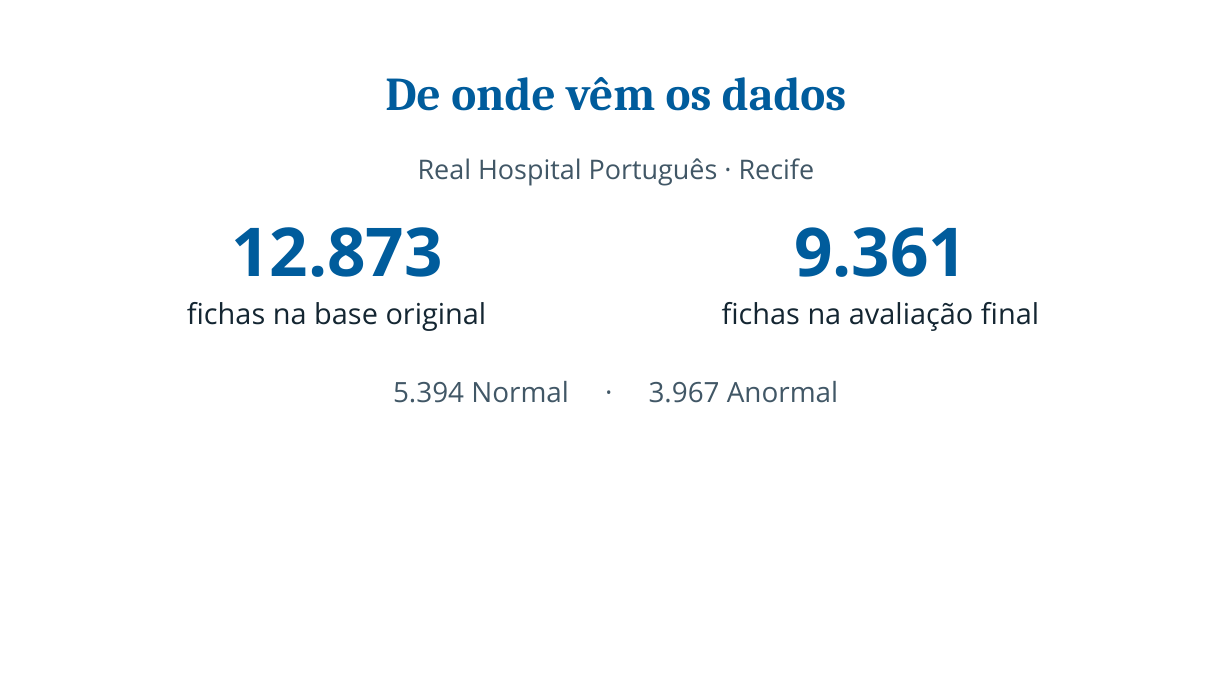
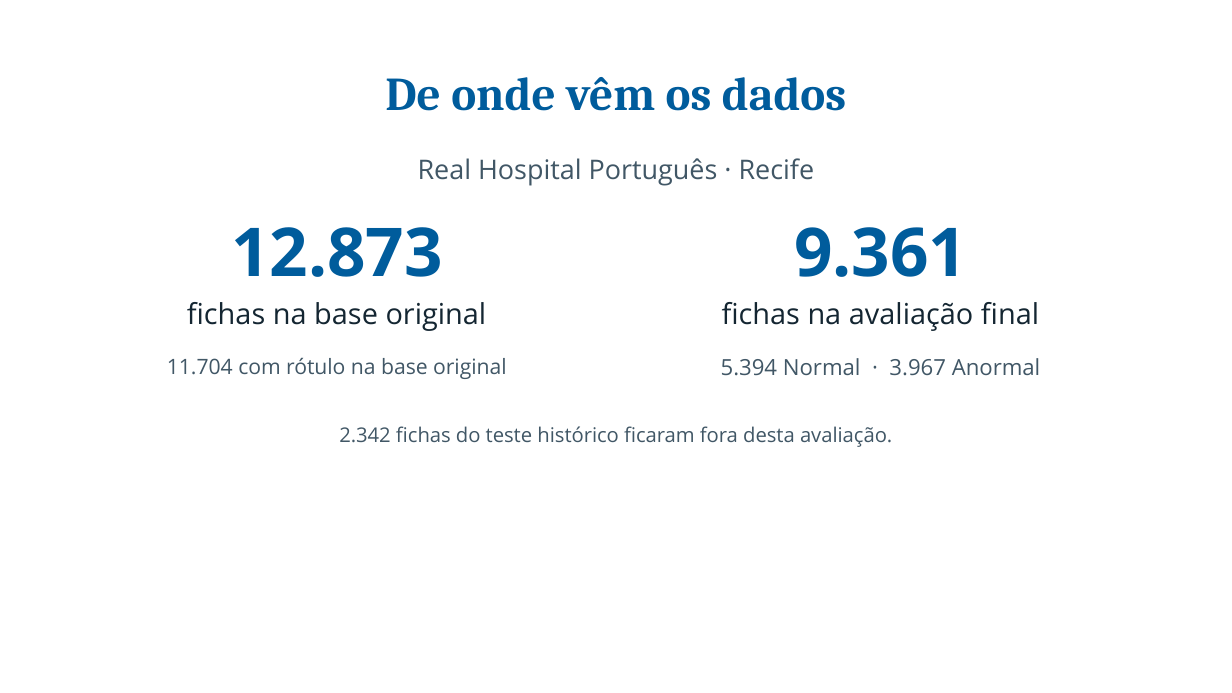
Before and after one commit to pedroafm06/Data-Mining, a slide deck: slide 3 of presentation/a2_inf/output/Apresentacao_A2_INF.pptx. Drawn at 1232x693 pixels with LibreOffice and Linux fonts; fonts in the diff are those of the drawing; background and template pictures are left out. Boxes give left, top, right and bottom in pixels: in the first picture for what was removed or moved away, otherwise in the second. Text is boxed around its words. In the diff, an @@ line names an element or a change of style, - is before the commit and + after.

```diff
--- a/presentation/a2_inf/output/Apresentacao_A2_INF.pptx
+++ b/presentation/a2_inf/output/Apresentacao_A2_INF.pptx
@@ text added at (167, 357, 507, 379), 16.5 pt, text #415766 @@
+11.704 com rótulo na base original
@@ text "5.394 Normal · 3.967 Anormal": place and size @@
-text "5.394 Normal · 3.967 Anormal" at (393, 381, 838, 403)
+text "5.394 Normal · 3.967 Anormal" at (721, 358, 1041, 376)
@@ text "5.394 Normal · 3.967 Anormal" at (721, 358, 1041, 376): size 21.8 to 17.2 pt @@
@@ text added at (339, 426, 892, 447), 15.8 pt, text #415766 @@
+2.342 fichas do teste histórico ficaram fora desta avaliação.
```
Also in this commit, not shown: 13 other slides changed, 2 slides added, 6 other files.
